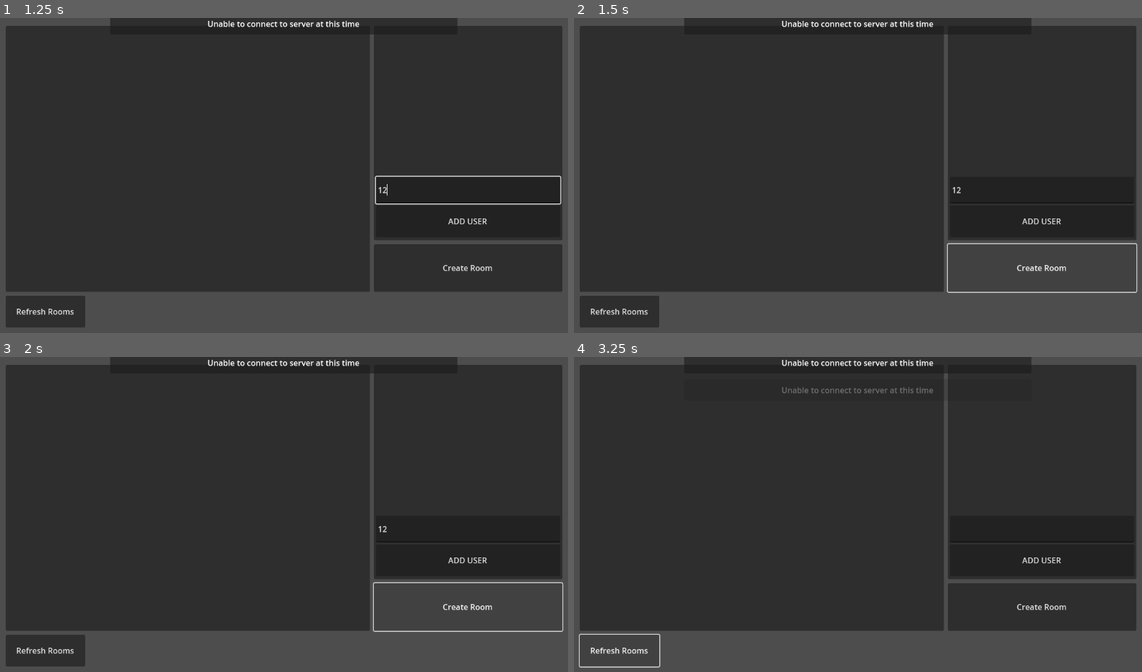
Above: before the commit, frames 1-4 (two rows, left to right).
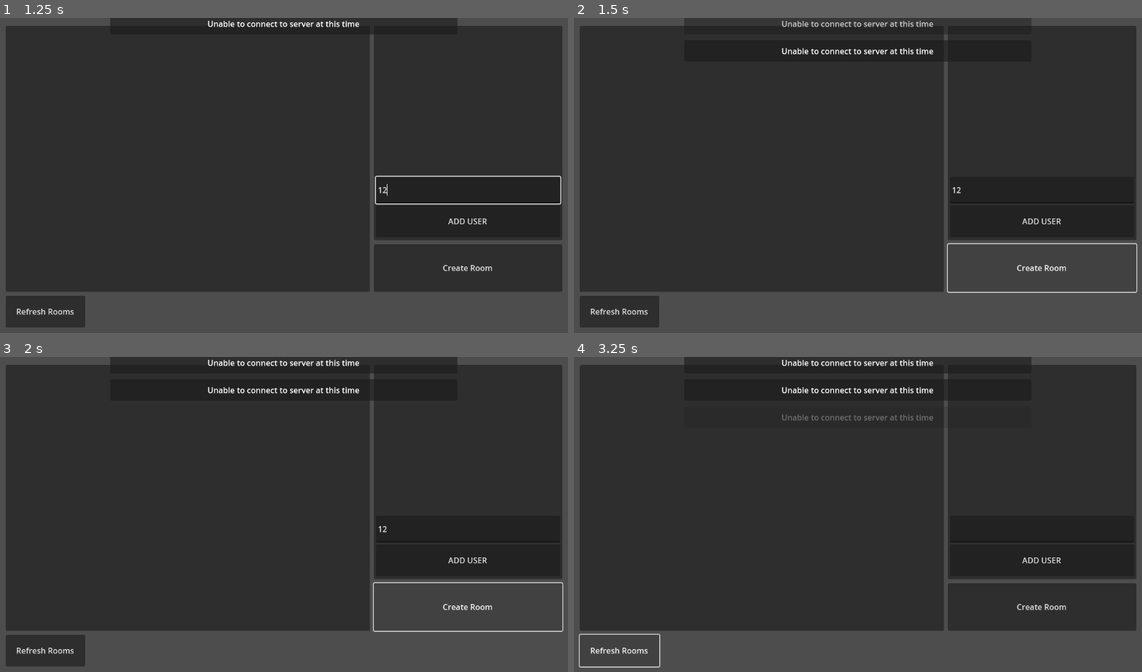
Above: after the commit, the same moments.

Repository: wha-qaq/multiplayer-client
Game: Godot game, scene res://Scenes/main_room.tscn
The game is run twice, just before and just after one commit, with the same random seed, the same clock (stepped at 60 frames per second) and the same inputs. This scene is started directly instead of the project's main scene. The engine's default icon, where the game draws it, is replaced by a stand-in: a white triangle on a blue panel in a dark square.
Inputs (mouse positions are in pixels of both pictures, inside the frame that each line leads up to):
- Up to frame 1 (1.25 s): click (465, 191) at 0.52 s; type "12" at 0.6 s
- Up to frame 2 (1.5 s): click "Create Room" at 1.25 s
- Up to frame 3 (2 s): no input
- Up to frame 4 (3.25 s): click "ADD USER" at 2 s; click "Refresh Rooms" at 2.75 s

Frame 1 is identical in both runs. In frame 2, 0.4% of the frame differs, in the area x 36-66%, y 0-14%; in frame 3, 0.3%; in frame 4, 0.4%.

Commit message:
QOL for Messages (Part 1)
TODO from commit 52cca33e7f6c9ea37ed4209bb29ec8ebf61a603e completed
TODO: Proper handling on new messages (new messages are added to log on the fly)

Diff:
--- a/Scenes/main_room.tscn
+++ b/Scenes/main_room.tscn
@@ -200,8 +200,7 @@
 [node name="Sprite" type="Sprite2D" parent="CharacterReplicator/BaseReplication"]
 texture = ExtResource("2_2euvg")
 
-[connection signal="focus_entered" from="GUI/Main/MessageBox" to="." method="_toggle_user_movement" binds= [false]]
-[connection signal="focus_exited" from="GUI/Main/MessageBox" to="." method="_toggle_user_movement" binds= [true]]
+[connection signal="editing_toggled" from="GUI/Main/MessageBox" to="." method="_toggle_user_movement"]
 [connection signal="text_submitted" from="GUI/Main/MessageBox" to="." method="_send_message"]
 [connection signal="pressed" from="GUI/Leave" to="." method="_exit_room"]
 [connection signal="pressed" from="GUI/OpenLogs" to="." method="_show_logs"]
--- a/Source/UI/message_logs.gd
+++ b/Source/UI/message_logs.gd
@@ -5,31 +5,36 @@
 
 @onready var message_log = $Panel/Scroll/Vertical
 
+var last_id = -1
+
+func log_message(uid : int, uname : String, content : String):
+	if uid != last_id:
+		last_id = uid
+		var user = base_user.duplicate()
+		var label = user.get_node("Label")
+		if label and label is Label:
+			label.text = str(uname)
+		message_log.add_child(user)
+		user.show()
+
+	var message = base_message.duplicate()
+	var label = message.get_node("Label")
+	if label and label is Label:
+		label.text = str(content)
+	message_log.add_child(message)
+	message.show()
+
 func display_messages():
-	var current_id = -1
 	for child in message_log.get_children():
 		child.queue_free()
+	last_id = -1
 
 	for message_details in RoomConnector.active_messages:
 		var c_id = message_details.get("character_id", 0) as int
 		if not c_id:
 			continue
 
-		if c_id != current_id:
-			current_id = c_id
-			var user = base_user.duplicate()
-			var label = user.get_node("Label")
-			if label and label is Label:
-				label.text = str(message_details.get("name", "Unnamed User"))
-			message_log.add_child(user)
-			user.show()
-
-		var message = base_message.duplicate()
-		var label = message.get_node("Label")
-		if label and label is Label:
-			label.text = str(message_details.get("content", ""))
-		message_log.add_child(message)
-		message.show()
+		log_message(c_id, message_details.get("name", "Unnamed User"), message_details.get("content", ""))
 
 func _refresh_messages() -> void:
 	await RoomConnector.reload_messages()
--- a/Source/UI/room_select.gd
+++ b/Source/UI/room_select.gd
@@ -124,7 +124,7 @@
 	request_rooms()
 
 func initiate_room() -> void:
-	if selected_room:
+	if selected_room > 0:
 		RoomConnector.join_room()
 		return
 
--- a/Source/main_room.gd
+++ b/Source/main_room.gd
@@ -21,6 +21,8 @@
 	character_replicator.del_character(uid)
 
 func say_message(uid : int, str_message : String):
+
+	message_logs.log_message(uid, str_message)
 	if PlayerAuth.get_uid() == uid:
 		var message = base_message.instantiate()
 		message.say(str_message)
@@ -49,7 +51,6 @@
 	var uid = int(uid_string)
 	var change = result.get_string(2)
 	var data = result.get_string(3)
-	#print(PlayerAuth.get_uid(), ": ", uid, ", ", change, ", ", data)
 
 	if change == "j":
 		var char_position = data.split(",", true, 1)
@@ -113,5 +114,5 @@
 func _show_logs() -> void:
 	message_logs.visible = !message_logs.visible
 
-func _toggle_user_movement(enable : bool) -> void:
-	main_character.can_move = enable
+func _toggle_user_movement(disable : bool) -> void:
+	main_character.can_move = not disable
